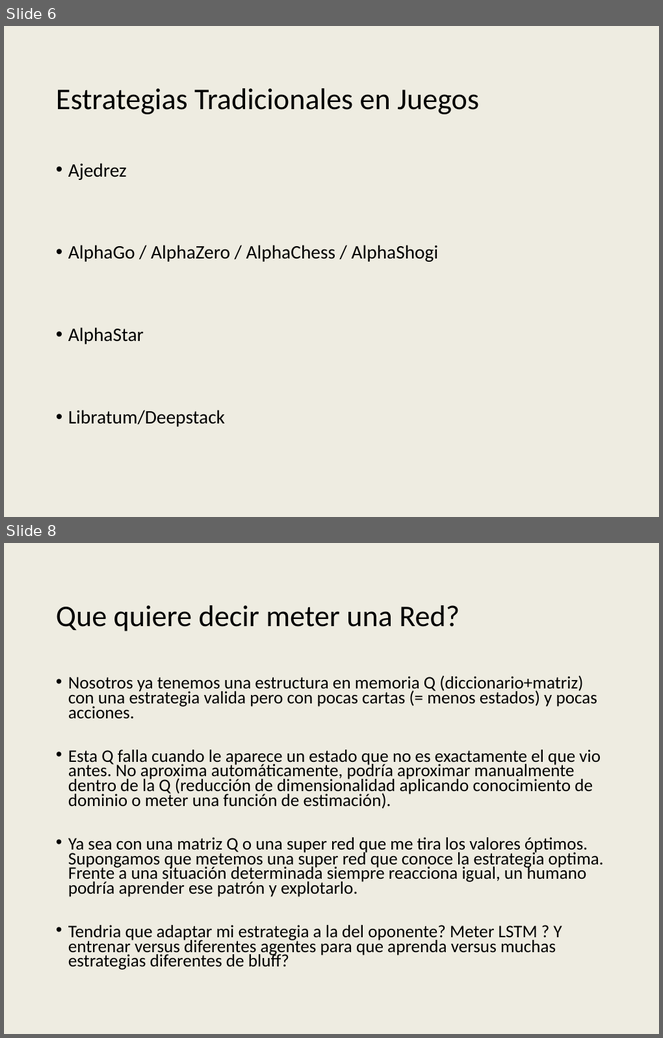
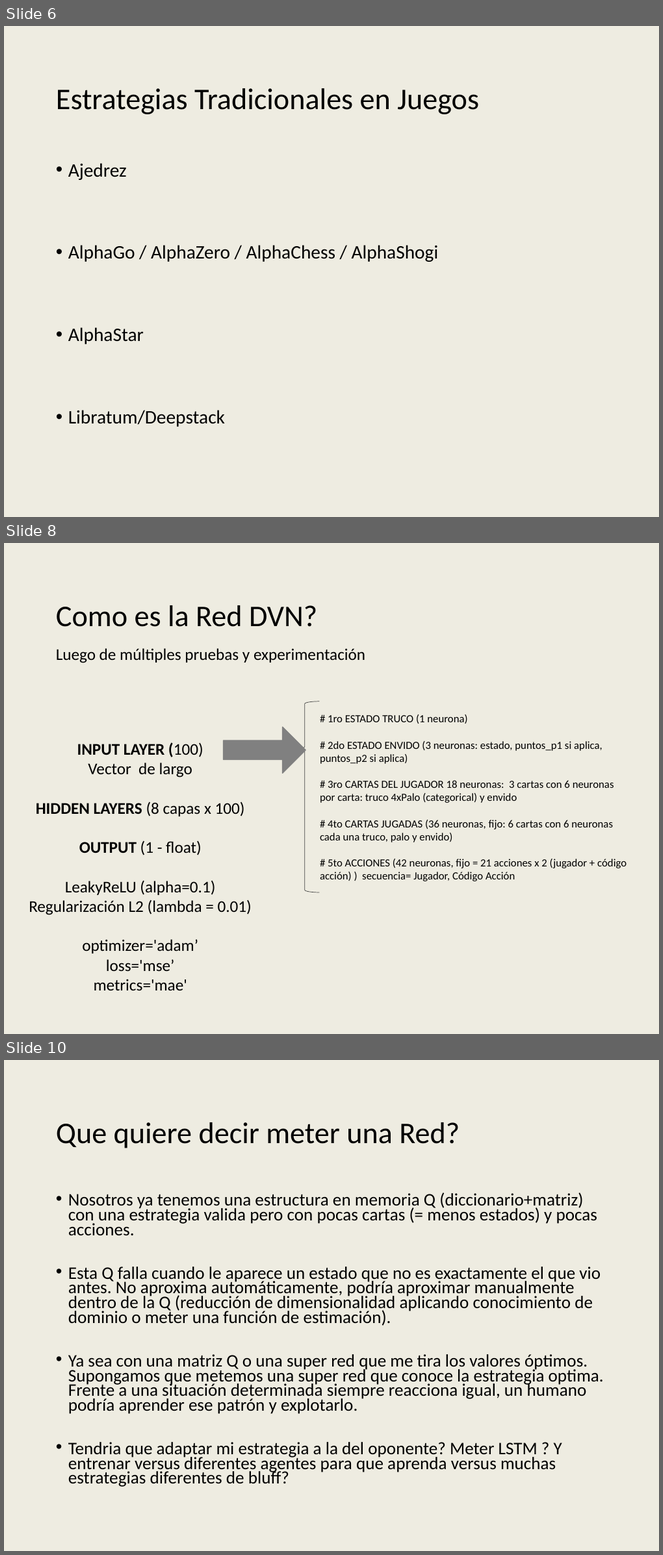
Before and after one commit to AbrojoROU/Truco_DQN, a slide deck: Proyecto IA Digital House v3.pptx. Shown one above the other, each under a label of ours: slides 6 and 8 before the commit, slides 6, 8 and 10 after it; the slides between them are not shown. The pictures are 663x1038 and 663x1555 pixels, drawn with LibreOffice and Linux fonts; fonts in the diff are those of the drawing; background and template pictures are left out. Boxes give left, top, right and bottom in pixels: in the first picture for what was removed or moved away, otherwise in the second. Text is boxed around its words. In the diff, an @@ line names an element or a change of style, - is before the commit and + after.

```diff
--- a/Proyecto IA Digital House v3.pptx
+++ b/Proyecto IA Digital House v3.pptx
@@ slide 8 added at (x1=4, y1=543, x2=659, y2=1034), background #EEECE1 @@
@@ title added at (x1=56, y1=605, x2=317, y2=627), 33 pt, text #000000 @@
+Como es la Red DVN?
@@ text added at (x1=56, y1=648, x2=365, y2=663), 18 pt, text #000000 @@
+Luego de múltiples pruebas y experimentación
@@ left brace added at (x1=290, y1=702, x2=320, y2=893), outline #404040 0.5 pt @@
@@ text added at (x1=320, y1=715, x2=627, y2=882), 12 pt, text #000000 @@
+# 1ro ESTADO TRUCO (1 neurona)
+# 2do ESTADO ENVIDO (3 neuronas: estado, puntos_p1 si aplica, puntos_p2 si aplica)
+# 3ro CARTAS DEL JUGADOR 18 neuronas: 3 cartas con 6 neuronas por carta: truco 4xPalo (categorical) y envido
+# 4to CARTAS JUGADAS (36 neuronas, fijo: 6 cartas con 6 neuronas cada una truco, palo y envido)
+# 5to ACCIONES (42 neuronas, fijo = 21 acciones x 2 (jugador + código acción) ) secuencia= Jugador, Código Acción
@@ right arrow added at (x1=224, y1=727, x2=306, y2=774), fill #808080, outline #808080 1 pt @@
@@ text added at (x1=29, y1=743, x2=252, y2=991), 18 pt, text #000000 @@
+INPUT LAYER (100)
+Vector de largo
+HIDDEN LAYERS (8 capas x 100)
+OUTPUT (1 - float)
+LeakyReLU (alpha=0.1)
+Regularización L2 (lambda = 0.01)
+optimizer='adam’
+loss='mse’
+metrics='mae'
@@ what was slide 8 is now slide 10 @@
```
Also in this commit, not shown: 2 other slides added, 1 slide removed.
